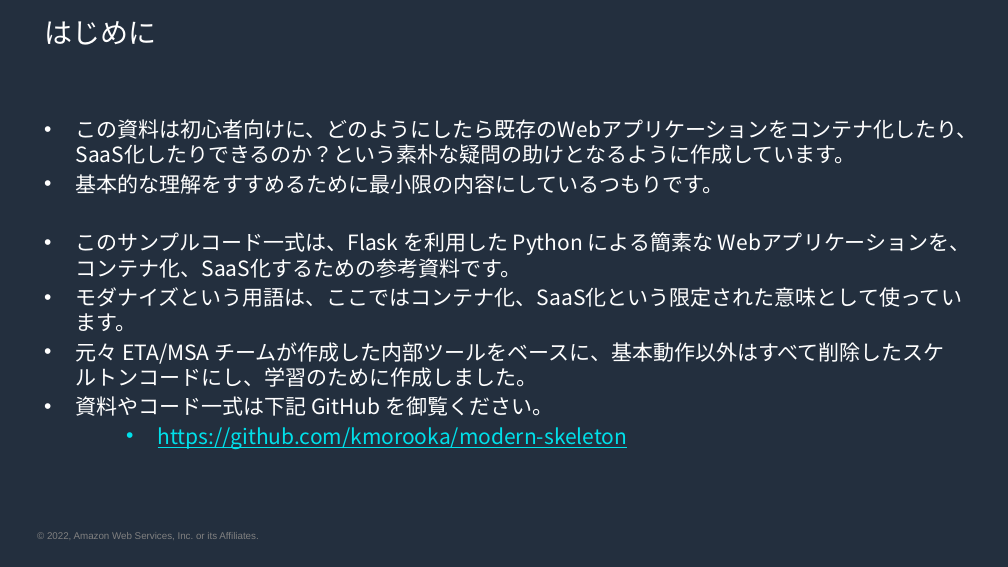
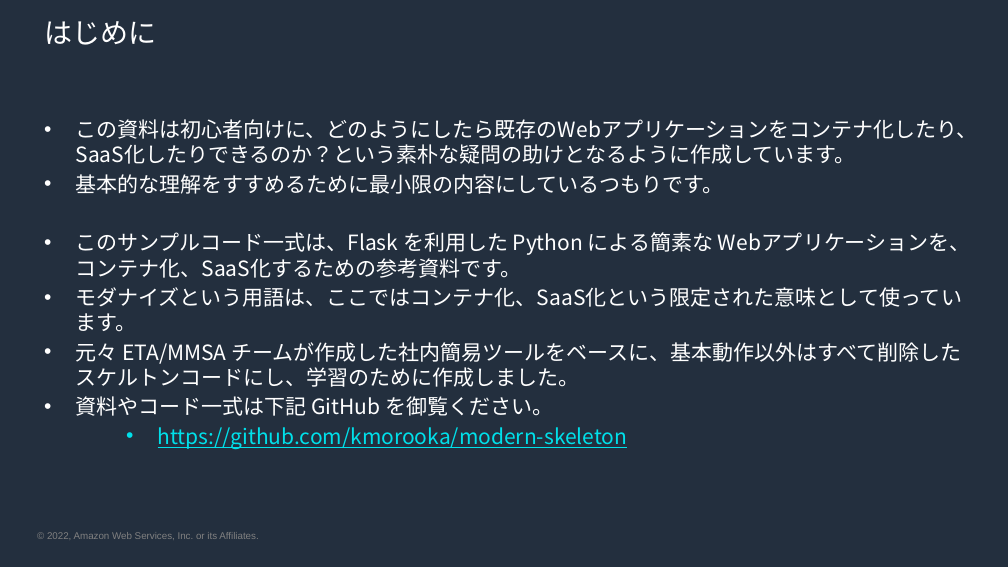
Before and after one commit to kmorooka/modern-skeleton, a slide deck: slide 2 of skeleton-guide.pptx. Drawn at 1008x567 pixels with LibreOffice and Linux fonts; fonts in the diff are those of the drawing; background and template pictures are left out. Boxes give left, top, right and bottom in pixels: in the first picture for what was removed or moved away, otherwise in the second. Text is boxed around its words. In the diff, an @@ line names an element or a change of style, - is before the commit and + after.

```diff
--- a/skeleton-guide.pptx
+++ b/skeleton-guide.pptx
@@ text at (76,342,961,387): text changed @@
-• 元々 ETA/MSA チームが作成した内部ツールをベースに、基本動作以外はすべて削除したスケルトンコードにし、学習のために作成しました。
+• 元々 ETA/MMSA チームが作成した社内簡易ツールをベースに、基本動作以外はすべて削除したスケルトンコードにし、学習のために作成しました。
```
Also in this commit, not shown: 2 other slides changed.
